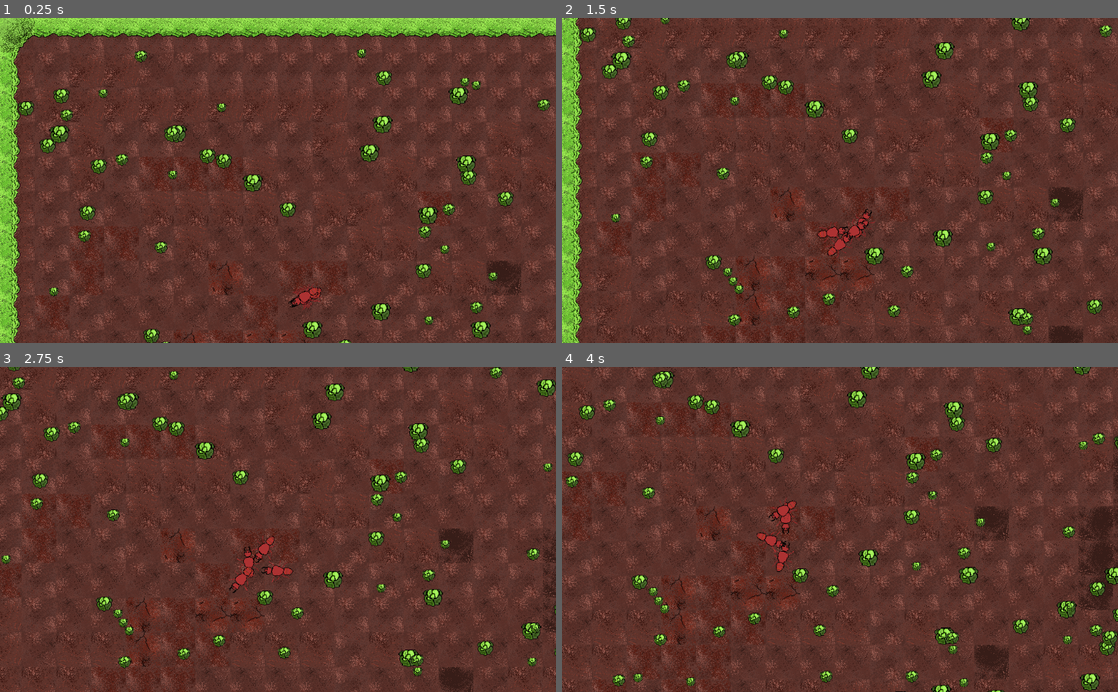
Above: before the commit, frames 1-4 (two rows, left to right).
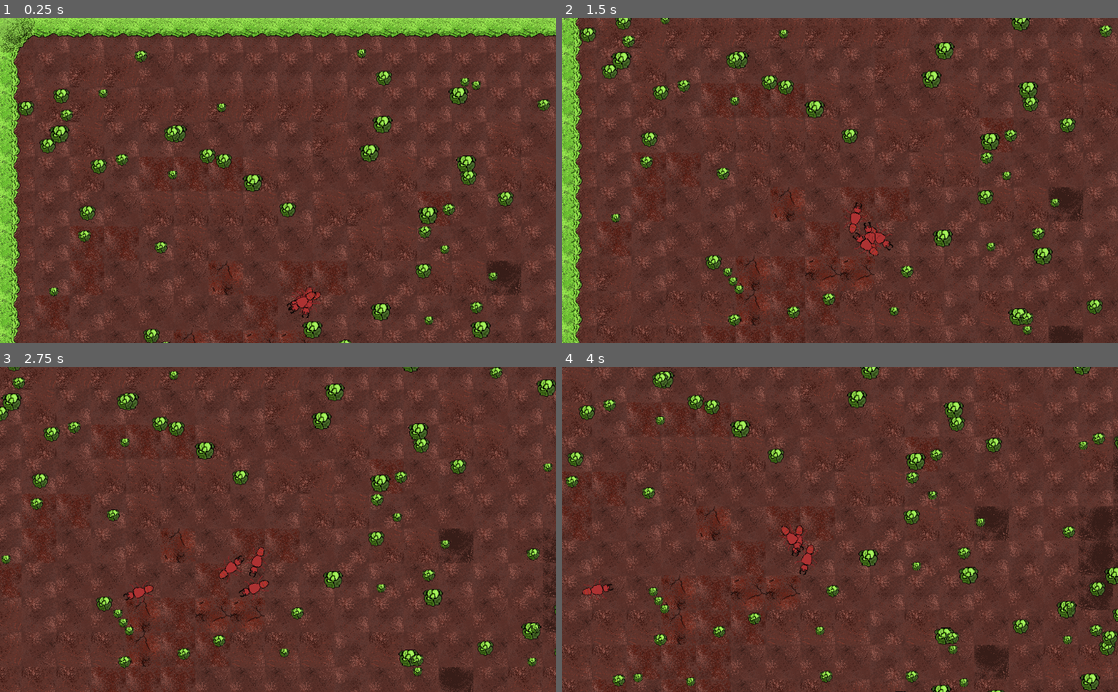
Above: after the commit, the same moments.

Repository: IBricchi/EdgeOfTheHedge
Game: Godot game, scene res://scenes/game.tscn
Same seed, same stepped clock (60 frames per second), same inputs: the game is played once before the commit and once after it.
Inputs:
- Up to frame 1 (0.25 s): no input
- Up to frame 2 (1.5 s): hold S (camera_bottom) 0.53-1.28 s; tap Left (camera_left) at 1.35 s
- Up to frame 3 (2.75 s): hold D (camera_right) from 2.03 s (still down)
- Up to frame 4 (4 s): release D (camera_right) at 2.78 s; tap Up (camera_top) at 2.85 s; hold S (camera_bottom) from 3.53 s (still down)

The runs differ from the first frame. In frame 1, 0.3% of the frame differs, in the area x 51-58%, y 81-93%; in frame 2, 1.0%; in frame 3, 1.1%; in frame 4, 1.2%, in the area x 3-48%, y 40-84%.

Commit message:
ant movement weird but they die now

Diff:
--- a/scripts/ant.gd
+++ b/scripts/ant.gd
@@ -13,6 +13,8 @@
 var speed : float = rand_range(2,4)
 
 
+var hunger_max : float = rand_range(15.0,20.0)
+var hunger : float = hunger_max
 
 enum priority {
 	find_food = 0,
@@ -21,10 +23,6 @@
 	run_away = 3
 }
 
-enum activity {
-	walking,
-	idle
-}
 
 var ant_priority : int = priority.find_food
 var focus : Node = null # focus is the node the ant wants to get to, food, enemy, home, etc
@@ -39,8 +37,11 @@
 
 
 func _physics_process(delta):
+	hunger -= delta
 	# if the ant is moving
 	if ant_priority != priority.idle :
+
+
 		if focus != null:
 			var to_focus : Vector2 = focus_position - position
 			desired_direction = (desired_direction + 0.1 * speed* delta*to_focus).normalized()
@@ -70,8 +71,9 @@
 		look_at(position + desired_direction)
 
 		if focus == home:
-			if (home.position - position).length() < 5:
+			if (home.position - position).length() < 50:
 				reached_home()
+				print("reached home")
 
 		if not focus and ant_priority == priority.find_food :
 			check_sensors()
@@ -80,6 +82,10 @@
 		if not idle_sprite.visible:
 			walk_sprite.visible = false
 			idle_sprite.visible = true
+
+	if hunger < 0 :
+		ant_death()
+
 
 
 func check_collision_ray(delta : float):
@@ -94,6 +100,7 @@
 	if focus.is_in_group("Food"):
 		focus.gets_eaten()
 		focus = home
+		print("going home")
 	else:
 		focus = null
 	#rotation -= PI
@@ -110,19 +117,26 @@
 
 func check_sensors():
 	# set closest lettuce as focus
-			var min_dist : float = 3.402823e+38 # positive infinity (actually using INF doesn't work and I have no idea why)
-			for body in sensor_area.get_overlapping_bodies():
-				if body.is_in_group("Food"):
-					if body.nom_nom_value > 0:
-						var dist : Vector2 = body.position - self.position
-						if dist.length() < min_dist :
-							focus = body
-							focus_position = body.position
-							min_dist = dist.length()
+	var min_dist : float = 3.402823e+38 # positive infinity (actually using INF doesn't work and I have no idea why)
+	for body in sensor_area.get_overlapping_bodies():
+		if body.is_in_group("Food"):
+			if body.nom_nom_value > 0:
+				var dist : Vector2 = body.position - self.position
+				if dist.length() < min_dist :
+					focus = body
+					focus_position = body.position
+					min_dist = dist.length()
 
 
 
+func ant_death():
+	self.modulate = Color(0.2,0.2,0.2)
+	desired_direction = Vector2.ZERO
+	speed = 0
+	# queue_free
+
 func reached_home():
+	hunger = hunger_max
 	focus = null
 	# bounce back in the same desired_direction that the ant came from plusminus pi/2
 	var rand_angle = atan(desired_direction.y / desired_direction.x) +  rand_range(PI/2, 3/2*PI)
